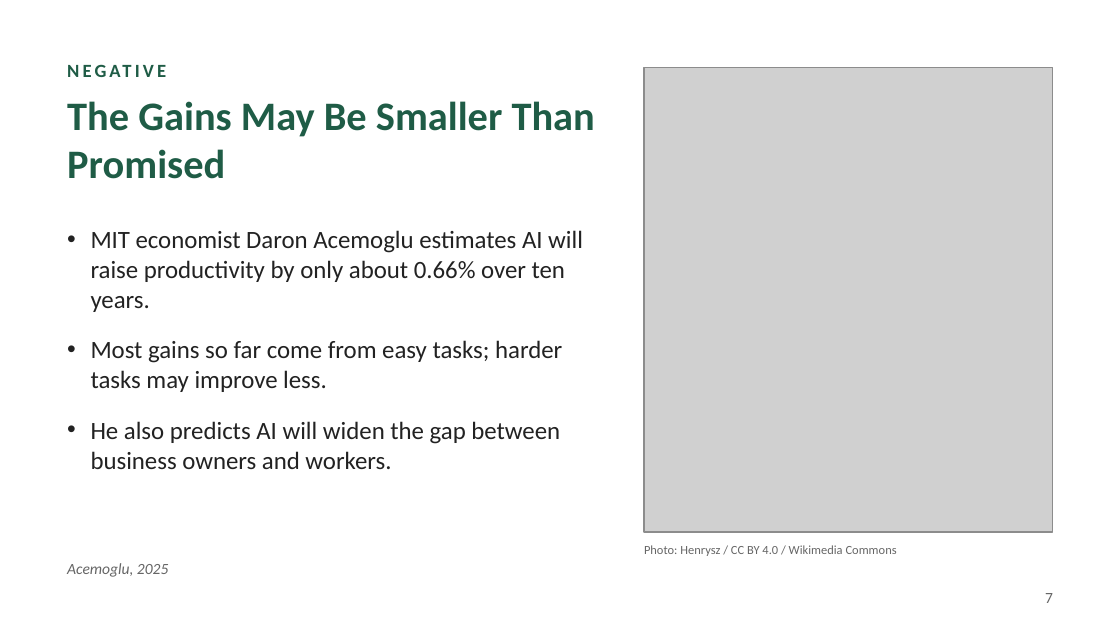
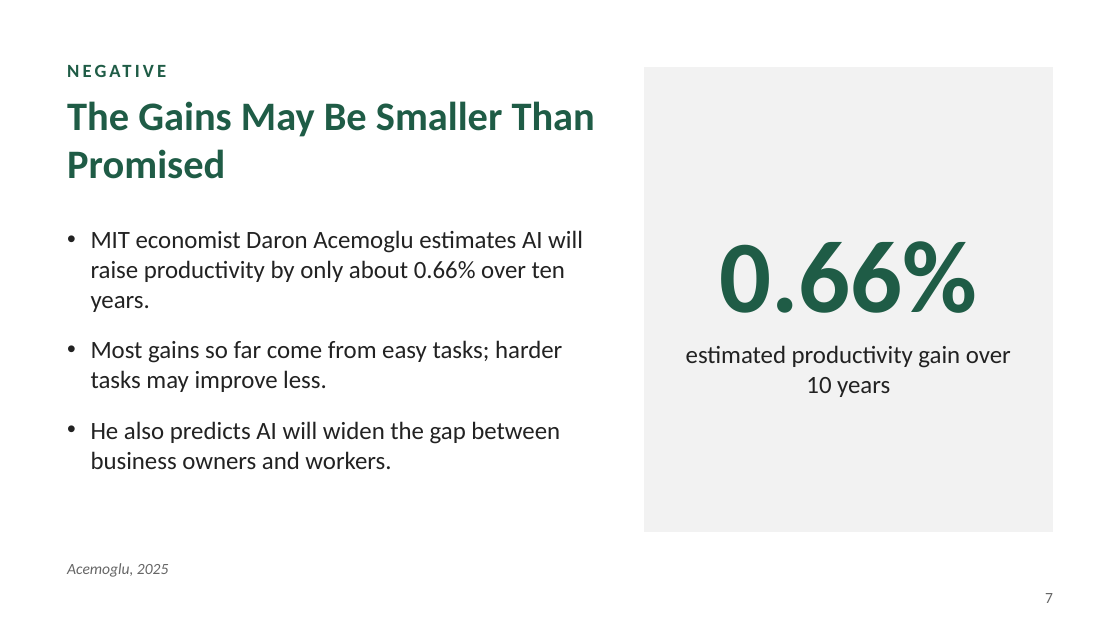
Before and after one commit to Hvdxx/academic-pptx-skill, a slide deck: slide 7 of presentations/AI_and_the_Economy.pptx. Drawn at 1120x630 pixels with LibreOffice and Linux fonts; fonts in the diff are those of the drawing; grey boxes stand for pictures. Boxes give left, top, right and bottom in pixels: in the first picture for what was removed or moved away, otherwise in the second. Text is boxed around its words. In the diff, an @@ line names an element or a change of style, - is before the commit and + after.

```diff
--- a/presentations/AI_and_the_Economy.pptx
+++ b/presentations/AI_and_the_Economy.pptx
@@ picture removed at box(644, 67, 1053, 532) @@
@@ rectangle added at box(644, 67, 1053, 532), fill #F2F2F2 @@
@@ text "0.66%" at box(719, 241, 977, 313): vertical alignment middle to bottom @@
@@ text at box(719, 241, 977, 313): text changed; size 8 to 66 pt; text colour #666666 to #1F5C46; bold on @@
-Photo: Henrysz / CC BY 4.0 / Wikimedia Commons
+0.66%
@@ text added at box(686, 345, 1011, 397), 16 pt, text #222222 @@
+estimated productivity gain over 10 years
```
Also in this commit, not shown: 3 other slides changed, 1 other file.
